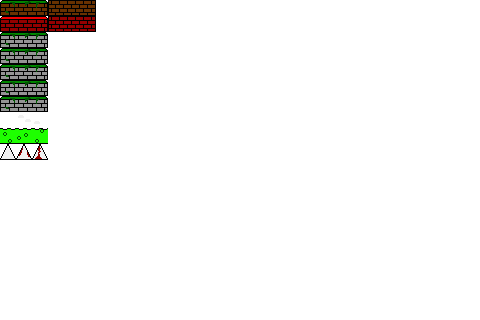
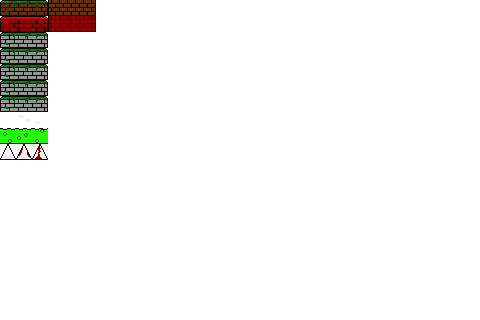
Layers edited between the first and the second 480x320 image:
painted on "mapTiles.png" over bbox(49, 0, 95, 29)
